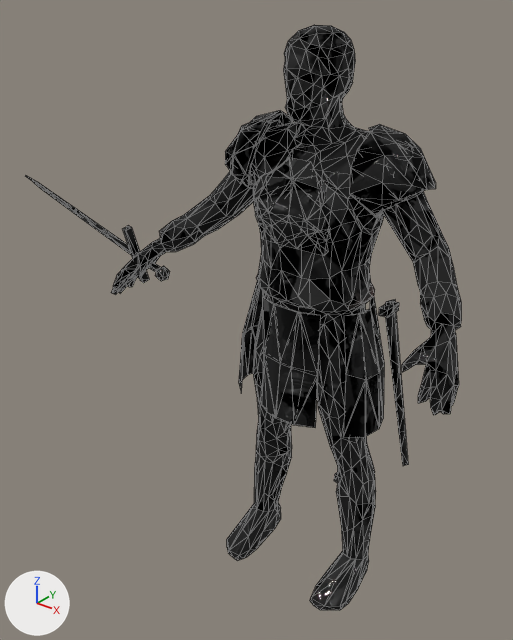
A saved change to the glTF model public/chars/guard.glb.
Camera for both pictures: a camera (50 mm lens) standing at (1.13, -1.74, 1.96) and looking at (-0.27, 0.02, 0.87). The lights are fixed; the arrows at lower left show +X, +Y and +Z. The older version comes first. Mesh edges are drawn as thin lines on the coarser meshes. Vertices at exactly the same position are counted once.

In view in the first picture: 'strażnik'.
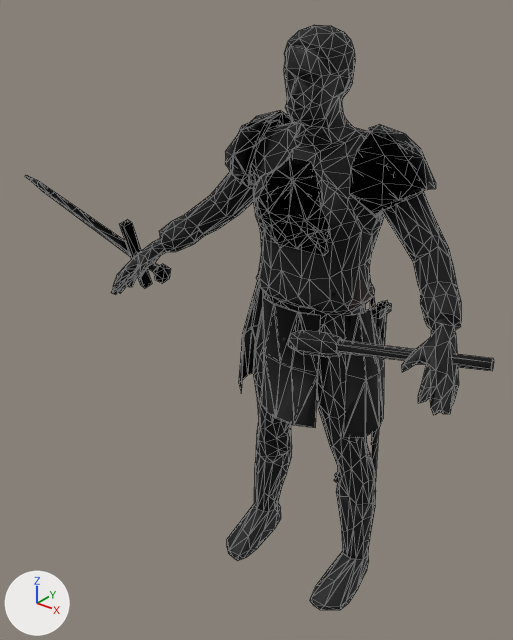
Changed parts and their boxes [x1, y1, x2, y2] in the pictures (513 x 640 px; the box of a moved part takes in the faces that stretch with it):
'strażnik', reshaped
    before: [26, 25, 461, 610]
    after: [25, 25, 461, 610]
'pochodnia', added
    after: [289, 330, 494, 371]
part 1 of me_base_001, moved or reshaped
    before: [384, 300, 408, 466]
    after: [371, 300, 387, 482]
part 2 of me_base_001, moved or reshaped
    before: [379, 300, 399, 318]
    after: [372, 302, 392, 319]
part 3 of me_base_001, moved or reshaped
    before: [123, 225, 149, 283]
    after: [119, 219, 152, 288]
part 4 of me_base_001, moved or reshaped
    before: [27, 176, 170, 281]
    after: [27, 176, 171, 283]
part 5 of me_base_001, surface changed
    both: [26, 28, 461, 608]

What the commit changed:
me_base_001 is used by ob_strażnik; location (0.0, 0.0, 0.0).
me_base_001 had 1537 vertices, 3014 faces and spanned x -1.43..0.6, y -0.39..0.3, z 0.0..1.84.
me_base_001 now has 1537 vertices, 3014 faces and spans x -1.43..0.6, y -0.39..0.18, z 0.0..1.84.
me_base_001 part 1: the loose piece of 22 vertices spanning x 0.21..0.23, y 0.01..0.3, z 0.33..1.07 is multiplied about its middle by the matrix ((0.96, -0.008, 0.038), (0.001, 0.946, 0.171), (-0.039, -0.171, 0.945)), then moved by (-0.03, -0.09, 0.0).
me_base_001 part 2: the loose piece of 8 vertices spanning x 0.21..0.24, y 0.01..0.08, z 1.03..1.06 is moved by (-0.02, -0.02, 0.0).
me_base_001 part 3: the loose piece of 8 vertices spanning x -0.61..-0.57, y -0.28..-0.19, z 1.0..1.22 is scaled about its middle by (1.35, 1.2, 1.18).
me_base_001 part 4: 25 of 1537 vertices moved; they spanned x -1.3..-0.41, y -0.29..-0.08, z 1.07..1.21 and now span x -1.31..-0.4, y -0.3..-0.08, z 1.06..1.22; mean shift (0.0, 0.0, 0.0); largest move (-0.41, -0.27, 1.09) -> (-0.44, -0.26, 1.12).
me_base_001 part 5: 2973 kept faces spanning x -1.43..0.6, y -0.39..0.18, z 0.0..1.84 get new texture (UV) coordinates.
Mesh me_base_002 is new.
It has 36 vertices, 64 faces and spans x 0.123..0.647, y -0.353..-0.208, z 1.028..1.133.
It uses material mat_guard.
Object 'pochodnia' (ob_pochodnia) is new; it shows me_base_002.
Its location is (0.0, 0.0, 0.0).
